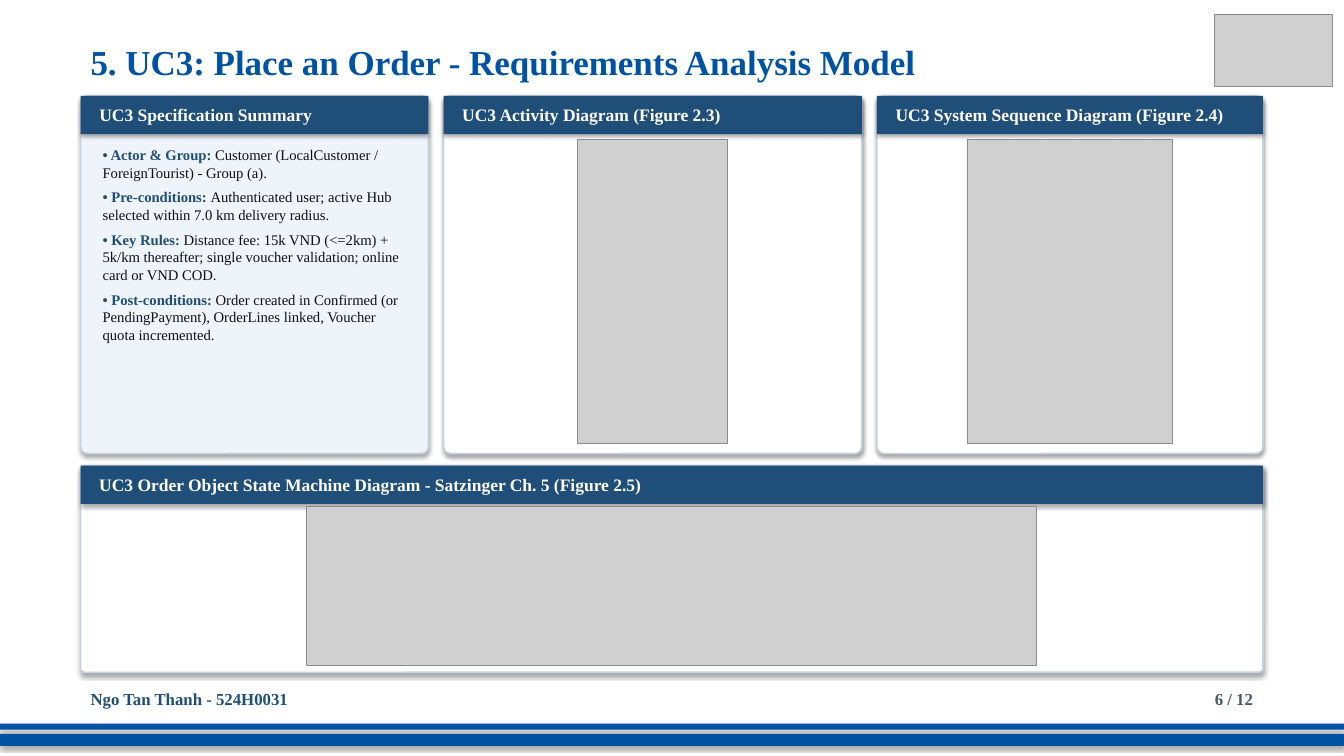
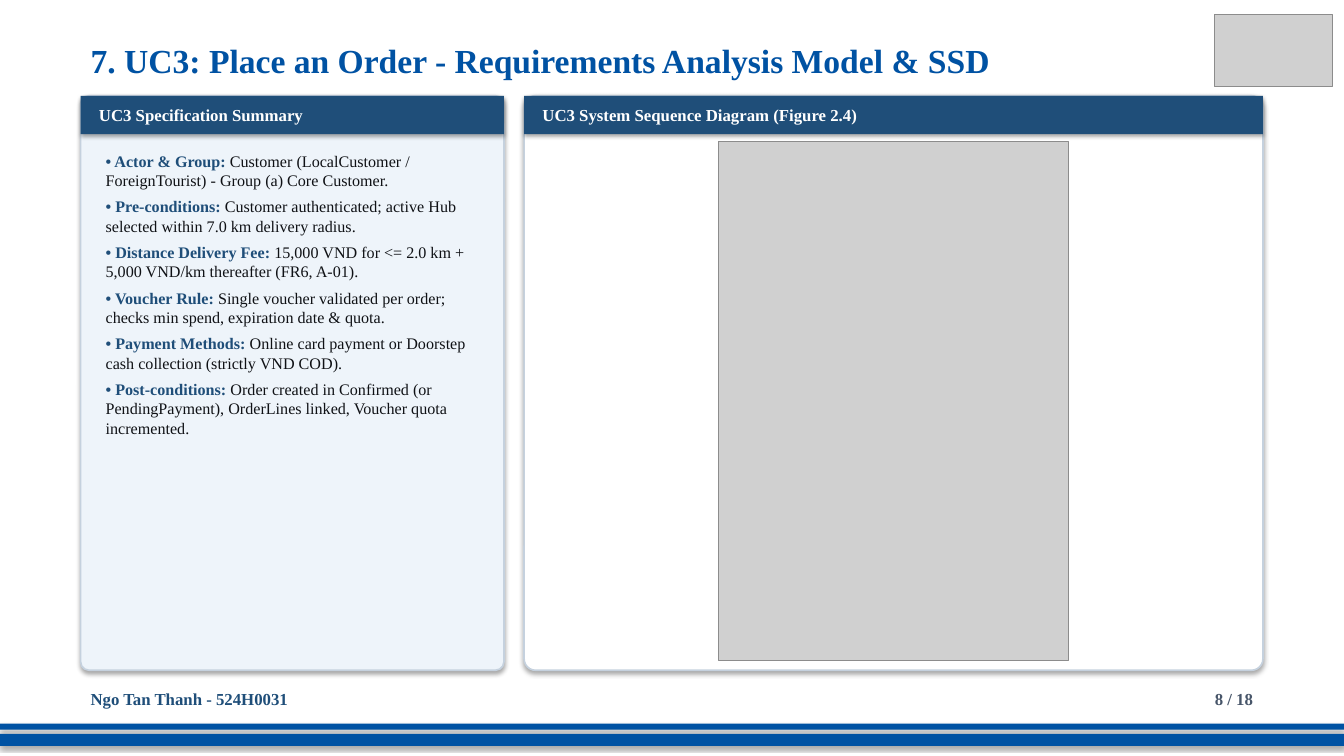
Before and after one commit to DoQuocTrung06/SaigonBite-RAD-TeamF10, a slide deck: slide 8 of Part_2/TeamF10_Presentation_for_SaigonBite.pptx (slide 6 before the commit). Drawn at 1344x756 pixels with LibreOffice and Linux fonts; fonts in the diff are those of the drawing; grey boxes stand for pictures. Boxes give left, top, right and bottom in pixels: in the first picture for what was removed or moved away, otherwise in the second. Text is boxed around its words. In the diff, an @@ line names an element or a change of style, - is before the commit and + after.

```diff
--- a/Part_2/TeamF10_Presentation_for_SaigonBite.pptx
+++ b/Part_2/TeamF10_Presentation_for_SaigonBite.pptx
@@ text at <box>91,49,990,80</box>: text changed; size 25 to 24 pt @@
-5. UC3: Place an Order - Requirements Analysis Model
+7. UC3: Place an Order - Requirements Analysis Model & SSD
@@ rectangle "UC3 Specification Summary": place and size @@
-rectangle "UC3 Specification Summary" at <box>81,96,429,134</box>
+rectangle "UC3 Specification Summary" at <box>81,96,504,134</box>
@@ rectangle "UC3 Specification Summary" at <box>81,96,504,134</box>: size 12.5 to 12 pt @@
@@ rounded rectangle: place and size @@
-rounded rectangle at <box>81,96,429,454</box>
+rounded rectangle at <box>81,96,504,670</box>
@@ rectangle "UC3 System Sequence Diagram (Figure ...": place and size @@
-rectangle "UC3 System Sequence Diagram (Figure ..." at <box>444,96,862,134</box>
+rectangle "UC3 System Sequence Diagram (Figure ..." at <box>524,96,1263,134</box>
@@ rounded rectangle: place and size @@
-rounded rectangle at <box>444,96,862,454</box>
+rounded rectangle at <box>524,96,1263,670</box>
@@ text in rectangle at <box>542,109,857,125</box>: text changed; size 12.5 to 12 pt @@
-UC3 Activity Diagram (Figure 2.3)
+UC3 System Sequence Diagram (Figure 2.4)
@@ rounded rectangle removed at <box>877,96,1263,454</box> @@
@@ rectangle removed at <box>877,96,1263,134</box> @@
-UC3 System Sequence Diagram (Figure 2.4)
@@ picture removed at <box>578,139,728,444</box> @@
@@ picture: place and size @@
-picture at <box>968,139,1174,444</box>
+picture at <box>719,141,1069,660</box>
@@ text at <box>106,155,465,373</box>: text changed; size 10.5 to 11.5 pt @@
-• Actor & Group: Customer (LocalCustomer / ForeignTourist) - Group (a).
-• Pre-conditions: Authenticated user; active Hub selected within 7.0 km delivery radius.
-• Key Rules: Distance fee: 15k VND (<=2km) + 5k/km thereafter; single voucher validation; online card or VND COD.
+• Actor & Group: Customer (LocalCustomer / ForeignTourist) - Group (a) Core Customer.
+• Pre-conditions: Customer authenticated; active Hub selected within 7.0 km delivery radius.
+• Distance Delivery Fee: 15,000 VND for <= 2.0 km + 5,000 VND/km thereafter (FR6, A-01).
+• Voucher Rule: Single voucher validated per order; checks min spend, expiration date & quota.
+• Payment Methods: Online card payment or Doorstep cash collection (strictly VND COD).
@@ text at <box>106,383,447,434</box>: size 10.5 to 11.5 pt in "• Post-conditions: Order created in Confirmed (or ..." @@
@@ rounded rectangle removed at <box>81,466,1263,673</box> @@
@@ rectangle removed at <box>81,466,1263,504</box> @@
-UC3 Order Object State Machine Diagram - Satzinger Ch. 5 (Figure 2.5)
@@ picture removed at <box>307,506,1036,665</box> @@
@@ text at <box>1215,694,1253,705</box>: text changed @@
-6 / 12
+8 / 18
```
Also in this commit, not shown: 11 other slides changed, 6 slides added.
